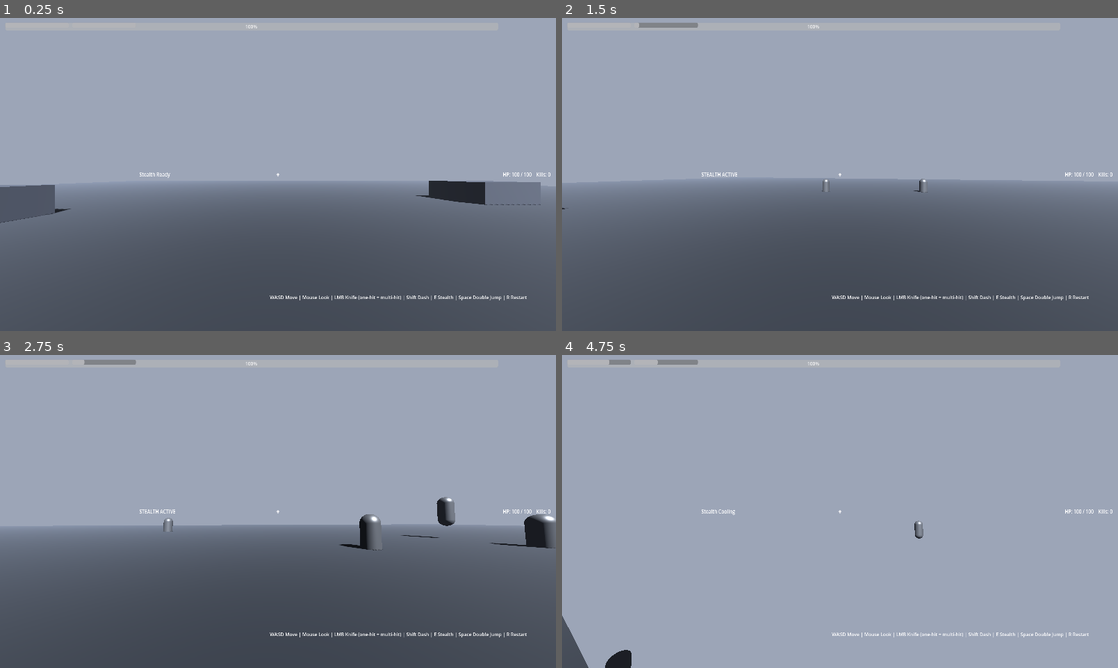
Above: before the commit, frames 1-4 (two rows, left to right).
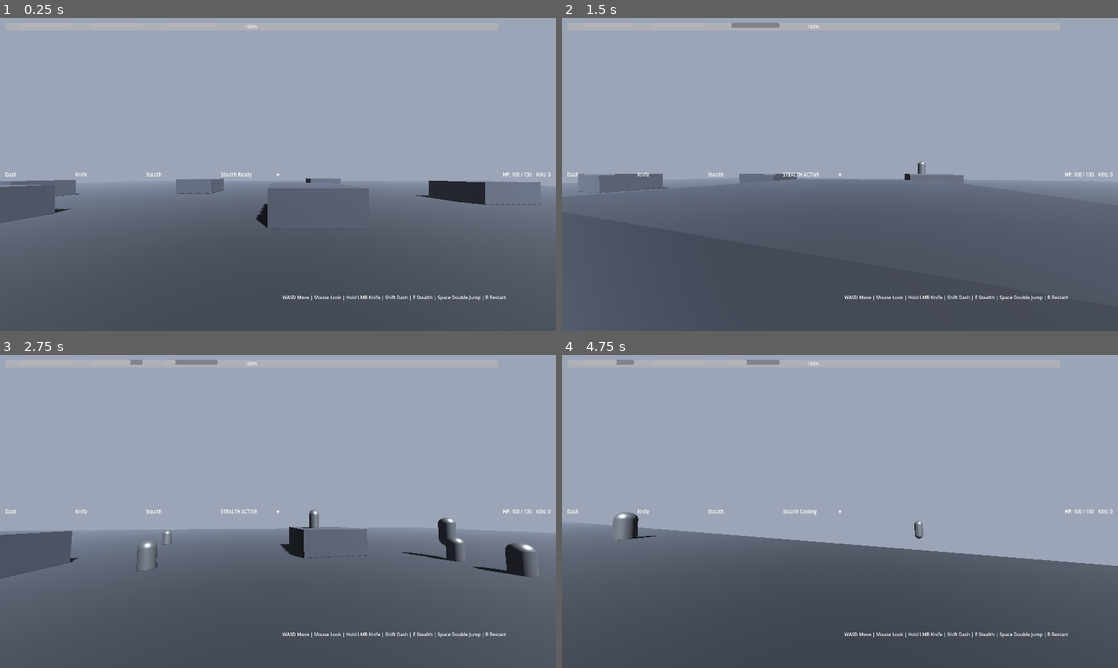
Above: after the commit, the same moments.

Repository: mohsenss/Special_2
Game: Godot game, scene res://scenes/Main.tscn
Same seed, same stepped clock (60 frames per second), same inputs: the game is played once before the commit and once after it.
Inputs (mouse positions are in pixels of both pictures, inside the frame that each line leads up to):
- Up to frame 1 (0.25 s): no input
- Up to frame 2 (1.5 s): move the mouse to (867, 174) at 0.52 s; press the mouse at (867, 174) at 0.53 s; hold W (move_forward) from 0.53 s (still down); tap Space (jump) at 0.77 s; tap E (stealth) at 0.8, 1.35 s; move the mouse to (812, 174) at 1.27 s; release the mouse at (812, 174) at 1.28 s
- Up to frame 3 (2.75 s): keep holding W (move_forward); tap Space (jump) at 1.52 s; click (250, 511) at 1.55 s; move the mouse to (289, 505) at 2.02 s; press the mouse at (289, 505) at 2.03 s; tap E (stealth) at 2.3 s
- Up to frame 4 (4.75 s): keep holding W (move_forward); move the mouse to (834, 517) at 2.77 s; release the mouse at (834, 517) at 2.78 s; tap E (stealth) at 2.85, 3.8 s; tap Space (jump) at 3.02, 3.77, 4.52 s; click (834, 517) at 3.05 s; move the mouse to (878, 514) at 3.52 s; hold Shift 3.53-4.28 s; move the mouse to (795, 508) at 4.27 s; click (795, 508) at 4.35 s

The runs differ from the first frame. In frame 1, 1.4% of the frame differs, in the area x 0-95%, y 49-91%; in frame 2, 2.0%; in frame 3, 5.0%; in frame 4, 40%, in the area x 0-100%, y 1-100%.

Commit message:
Tune dash/knife combat and improve HUD + arena obstacles

Diff:
--- a/scenes/GameUI.tscn
+++ b/scenes/GameUI.tscn
@@ -46,15 +46,33 @@
 offset_top = 40.0
 theme_override_constants/separation = 12
 
+[node name="DashLabel" type="Label" parent="HUD/Margin/AbilityRow"]
+layout_mode = 2
+text = "Dash"
+
 [node name="DashCooldown" type="ProgressBar" parent="HUD/Margin/AbilityRow"]
 layout_mode = 2
-custom_minimum_size = Vector2(220, 18)
+custom_minimum_size = Vector2(180, 18)
 value = 100.0
 show_percentage = false
 
+[node name="KnifeLabel" type="Label" parent="HUD/Margin/AbilityRow"]
+layout_mode = 2
+text = "Knife"
+
+[node name="KnifeCooldown" type="ProgressBar" parent="HUD/Margin/AbilityRow"]
+layout_mode = 2
+custom_minimum_size = Vector2(180, 18)
+value = 100.0
+show_percentage = false
+
+[node name="StealthLabel" type="Label" parent="HUD/Margin/AbilityRow"]
+layout_mode = 2
+text = "Stealth"
+
 [node name="StealthCooldown" type="ProgressBar" parent="HUD/Margin/AbilityRow"]
 layout_mode = 2
-custom_minimum_size = Vector2(220, 18)
+custom_minimum_size = Vector2(180, 18)
 value = 100.0
 show_percentage = false
 
@@ -87,7 +105,7 @@
 offset_top = -128.0
 offset_right = 860.0
 offset_bottom = -12.0
-text = "WASD Move | Mouse Look | LMB Knife (one-hit + multi-hit) | Shift Dash | E Stealth | Space Double Jump | R Restart"
+text = "WASD Move | Mouse Look | Hold LMB Knife | Shift Dash | E Stealth | Space Double Jump | R Restart"
 [node name="GameOver" type="PanelContainer" parent="."]
 visible = false
 anchors_preset = 8
--- a/scenes/Main.tscn
+++ b/scenes/Main.tscn
@@ -97,6 +97,107 @@
 mesh = SubResource("BoxMesh_obstacle")
 material_override = SubResource("StandardMaterial3D_obstacle")
 
+
+[node name="ObstacleE" type="StaticBody3D" parent="Arena"]
+position = Vector3(-28, 1, 6)
+
+[node name="CollisionShape3D" type="CollisionShape3D" parent="Arena/ObstacleE"]
+shape = SubResource("BoxShape3D_obstacle")
+
+[node name="MeshInstance3D" type="MeshInstance3D" parent="Arena/ObstacleE"]
+mesh = SubResource("BoxMesh_obstacle")
+material_override = SubResource("StandardMaterial3D_obstacle")
+
+[node name="ObstacleF" type="StaticBody3D" parent="Arena"]
+position = Vector3(-22, 1, 18)
+
+[node name="CollisionShape3D" type="CollisionShape3D" parent="Arena/ObstacleF"]
+shape = SubResource("BoxShape3D_obstacle")
+
+[node name="MeshInstance3D" type="MeshInstance3D" parent="Arena/ObstacleF"]
+mesh = SubResource("BoxMesh_obstacle")
+material_override = SubResource("StandardMaterial3D_obstacle")
+
+[node name="ObstacleG" type="StaticBody3D" parent="Arena"]
+position = Vector3(-12, 1, -24)
+
+[node name="CollisionShape3D" type="CollisionShape3D" parent="Arena/ObstacleG"]
+shape = SubResource("BoxShape3D_obstacle")
+
+[node name="MeshInstance3D" type="MeshInstance3D" parent="Arena/ObstacleG"]
+mesh = SubResource("BoxMesh_obstacle")
+material_override = SubResource("StandardMaterial3D_obstacle")
+
+[node name="ObstacleH" type="StaticBody3D" parent="Arena"]
+position = Vector3(2, 1, -10)
+
+[node name="CollisionShape3D" type="CollisionShape3D" parent="Arena/ObstacleH"]
+shape = SubResource("BoxShape3D_obstacle")
+
+[node name="MeshInstance3D" type="MeshInstance3D" parent="Arena/ObstacleH"]
+mesh = SubResource("BoxMesh_obstacle")
+material_override = SubResource("StandardMaterial3D_obstacle")
+
+[node name="ObstacleI" type="StaticBody3D" parent="Arena"]
+position = Vector3(8, 1, -28)
+
+[node name="CollisionShape3D" type="CollisionShape3D" parent="Arena/ObstacleI"]
+shape = SubResource("BoxShape3D_obstacle")
+
+[node name="MeshInstance3D" type="MeshInstance3D" parent="Arena/ObstacleI"]
+mesh = SubResource("BoxMesh_obstacle")
+material_override = SubResource("StandardMaterial3D_obstacle")
+
+[node name="ObstacleJ" type="StaticBody3D" parent="Arena"]
+position = Vector3(16, 1, 2)
+
+[node name="CollisionShape3D" type="CollisionShape3D" parent="Arena/ObstacleJ"]
+shape = SubResource("BoxShape3D_obstacle")
+
+[node name="MeshInstance3D" type="MeshInstance3D" parent="Arena/ObstacleJ"]
+mesh = SubResource("BoxMesh_obstacle")
+material_override = SubResource("StandardMaterial3D_obstacle")
+
+[node name="ObstacleK" type="StaticBody3D" parent="Arena"]
+position = Vector3(24, 1, 20)
+
+[node name="CollisionShape3D" type="CollisionShape3D" parent="Arena/ObstacleK"]
+shape = SubResource("BoxShape3D_obstacle")
+
+[node name="MeshInstance3D" type="MeshInstance3D" parent="Arena/ObstacleK"]
+mesh = SubResource("BoxMesh_obstacle")
+material_override = SubResource("StandardMaterial3D_obstacle")
+
+[node name="ObstacleL" type="StaticBody3D" parent="Arena"]
+position = Vector3(30, 1, -8)
+
+[node name="CollisionShape3D" type="CollisionShape3D" parent="Arena/ObstacleL"]
+shape = SubResource("BoxShape3D_obstacle")
+
+[node name="MeshInstance3D" type="MeshInstance3D" parent="Arena/ObstacleL"]
+mesh = SubResource("BoxMesh_obstacle")
+material_override = SubResource("StandardMaterial3D_obstacle")
+
+[node name="ObstacleM" type="StaticBody3D" parent="Arena"]
+position = Vector3(-2, 1, 30)
+
+[node name="CollisionShape3D" type="CollisionShape3D" parent="Arena/ObstacleM"]
+shape = SubResource("BoxShape3D_obstacle")
+
+[node name="MeshInstance3D" type="MeshInstance3D" parent="Arena/ObstacleM"]
+mesh = SubResource("BoxMesh_obstacle")
+material_override = SubResource("StandardMaterial3D_obstacle")
+
+[node name="ObstacleN" type="StaticBody3D" parent="Arena"]
+position = Vector3(-30, 1, -18)
+
+[node name="CollisionShape3D" type="CollisionShape3D" parent="Arena/ObstacleN"]
+shape = SubResource("BoxShape3D_obstacle")
+
+[node name="MeshInstance3D" type="MeshInstance3D" parent="Arena/ObstacleN"]
+mesh = SubResource("BoxMesh_obstacle")
+material_override = SubResource("StandardMaterial3D_obstacle")
+
 [node name="Player" parent="." instance=ExtResource("1_v7f8v")]
 position = Vector3(0, 2, 0)
 
--- a/scripts/enemy.gd
+++ b/scripts/enemy.gd
@@ -1,7 +1,7 @@
 extends CharacterBody3D
 class_name EnemyUnit
 
-@export var max_health: float = 60.0
+@export var max_health: float = 100.0
 @export var move_speed: float = 5.2
 @export var acceleration: float = 16.0
 @export var touch_damage: float = 8.0
--- a/scripts/player.gd
+++ b/scripts/player.gd
@@ -3,7 +3,7 @@
 
 signal health_changed(current: float, max_health: float)
 signal kill_count_changed(value: int)
-signal cooldowns_changed(dash_ratio: float, stealth_ratio: float, stealth_active: bool)
+signal cooldowns_changed(dash_ratio: float, knife_ratio: float, stealth_ratio: float, stealth_active: bool)
 signal player_died
 
 @export var max_health: float = 100.0
@@ -14,7 +14,7 @@
 @export var max_air_jumps: int = 1
 @export var mouse_sensitivity: float = 0.003
 
-@export var knife_damage: float = 120.0
+@export var knife_damage: float = 34.0
 @export var knife_range: float = 3.2
 @export var knife_radius: float = 2.1
 @export var knife_cooldown: float = 0.24
@@ -23,9 +23,9 @@
 @export var dash_speed: float = 38.0
 @export var dash_duration: float = 0.18
 @export var dash_cooldown: float = 1.8
-@export var dash_damage: float = 26.0
+@export var dash_damage: float = 70.0
 @export var dash_knockback: float = 16.0
-@export var dash_hit_radius: float = 1.3
+@export var dash_hit_radius: float = 1.8
 
 @export var stealth_duration: float = 3.8
 @export var stealth_cooldown: float = 11.0
@@ -47,6 +47,7 @@
 var _dash_timer := 0.0
 var _dash_cooldown_timer := 0.0
 var _dash_hits: Dictionary = {}
+var _dash_prev_origin: Vector3 = Vector3.ZERO
 var _dash_key_was_down := false
 
 var _stealth_timer := 0.0
@@ -76,7 +77,7 @@
 	_update_timers(delta)
 	_update_stealth_visuals()
 
-	if Input.is_action_just_pressed("attack"):
+	if Input.is_action_pressed("attack"):
 		_try_knife_attack()
 	var shift_down := Input.is_key_pressed(KEY_SHIFT)
 	if Input.is_action_just_pressed("dash") or (shift_down and not _dash_key_was_down):
@@ -107,12 +108,16 @@
 			velocity.y = jump_velocity * 0.95
 
 	if _dash_timer > 0.0:
+		_dash_prev_origin = global_transform.origin
 		var dash_dir := -transform.basis.z
 		velocity.x = dash_dir.x * dash_speed
 		velocity.z = dash_dir.z * dash_speed
 		_apply_dash_hits()
 
 	move_and_slide()
+
+	if _dash_timer > 0.0:
+		_apply_dash_hits()
 
 func _process(delta: float) -> void:
 	if not _alive:
@@ -158,27 +163,32 @@
 	_dash_timer = dash_duration
 	_dash_cooldown_timer = dash_cooldown
 	_dash_hits.clear()
+	_dash_prev_origin = global_transform.origin
 
 func _apply_dash_hits() -> void:
 	var shape := SphereShape3D.new()
 	shape.radius = dash_hit_radius
 	var params := PhysicsShapeQueryParameters3D.new()
 	params.shape = shape
-	params.transform = global_transform
 	params.collide_with_areas = false
 	params.collide_with_bodies = true
 	params.exclude = [self]
-	var hits: Array[Dictionary] = get_world_3d().direct_space_state.intersect_shape(params, 24)
-	for hit_data: Dictionary in hits:
-		var collider_obj: Object = hit_data.get("collider") as Object
-		var enemy := collider_obj as EnemyUnit
-		if enemy:
-			var id := enemy.get_instance_id()
-			if _dash_hits.has(id):
-				continue
-			_dash_hits[id] = true
-			var push := (enemy.global_transform.origin - global_transform.origin).normalized()
-			enemy.take_damage(dash_damage, push * dash_knockback)
+	var samples := 5
+	for i in range(samples):
+		var t := float(i) / float(max(samples - 1, 1))
+		var probe_origin := _dash_prev_origin.lerp(global_transform.origin, t)
+		params.transform = Transform3D(Basis.IDENTITY, probe_origin)
+		var hits: Array[Dictionary] = get_world_3d().direct_space_state.intersect_shape(params, 24)
+		for hit_data: Dictionary in hits:
+			var collider_obj: Object = hit_data.get("collider") as Object
+			var enemy := collider_obj as EnemyUnit
+			if enemy:
+				var id := enemy.get_instance_id()
+				if _dash_hits.has(id):
+					continue
+				_dash_hits[id] = true
+				var push := (enemy.global_transform.origin - global_transform.origin).normalized()
+				enemy.take_damage(dash_damage, push * dash_knockback)
 
 func _try_stealth() -> void:
 	if _stealth_cooldown_timer > 0.0 or _stealth_timer > 0.0 or not _alive:
@@ -224,5 +234,6 @@
 
 func _emit_cooldowns() -> void:
 	var dash_ratio := 1.0 - (_dash_cooldown_timer / dash_cooldown) if dash_cooldown > 0.0 else 1.0
+	var knife_ratio := 1.0 - (_knife_timer / knife_cooldown) if knife_cooldown > 0.0 else 1.0
 	var stealth_ratio := 1.0 - (_stealth_cooldown_timer / stealth_cooldown) if stealth_cooldown > 0.0 else 1.0
-	cooldowns_changed.emit(clamp(dash_ratio, 0.0, 1.0), clamp(stealth_ratio, 0.0, 1.0), is_stealthed())
+	cooldowns_changed.emit(clamp(dash_ratio, 0.0, 1.0), clamp(knife_ratio, 0.0, 1.0), clamp(stealth_ratio, 0.0, 1.0), is_stealthed())
--- a/scripts/ui.gd
+++ b/scripts/ui.gd
@@ -5,6 +5,7 @@
 @onready var health_label: Label = $HUD/Margin/TopRow/HealthLabel
 @onready var kill_label: Label = $HUD/Margin/TopRow/KillLabel
 @onready var dash_cd_bar: ProgressBar = $HUD/Margin/AbilityRow/DashCooldown
+@onready var knife_cd_bar: ProgressBar = $HUD/Margin/AbilityRow/KnifeCooldown
 @onready var stealth_cd_bar: ProgressBar = $HUD/Margin/AbilityRow/StealthCooldown
 @onready var stealth_state: Label = $HUD/Margin/AbilityRow/StealthState
 @onready var game_over_panel: PanelContainer = $GameOver
@@ -12,6 +13,7 @@
 func _ready() -> void:
 	game_over_panel.visible = false
 	dash_cd_bar.value = 100
+	knife_cd_bar.value = 100
 	stealth_cd_bar.value = 100
 
 func update_health(current: float, max_health: float) -> void:
@@ -22,8 +24,9 @@
 func update_kills(value: int) -> void:
 	kill_label.text = "Kills: %d" % value
 
-func update_cooldowns(dash_ratio: float, stealth_ratio: float, stealth_active: bool) -> void:
+func update_cooldowns(dash_ratio: float, knife_ratio: float, stealth_ratio: float, stealth_active: bool) -> void:
 	dash_cd_bar.value = dash_ratio * 100.0
+	knife_cd_bar.value = knife_ratio * 100.0
 	stealth_cd_bar.value = stealth_ratio * 100.0
 	stealth_state.text = "STEALTH ACTIVE" if stealth_active else "Stealth Ready" if stealth_ratio >= 1.0 else "Stealth Cooling"
 
